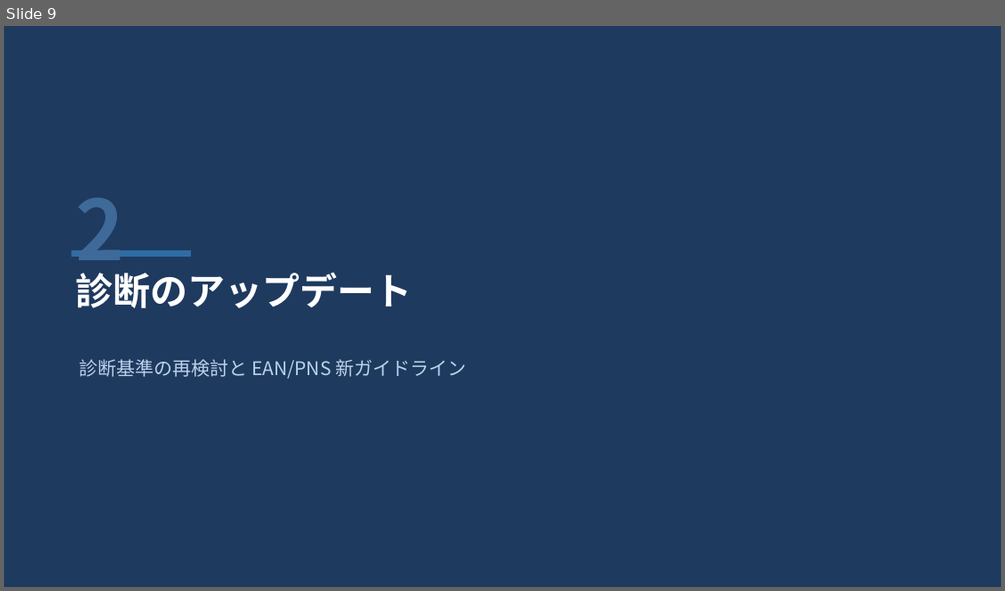
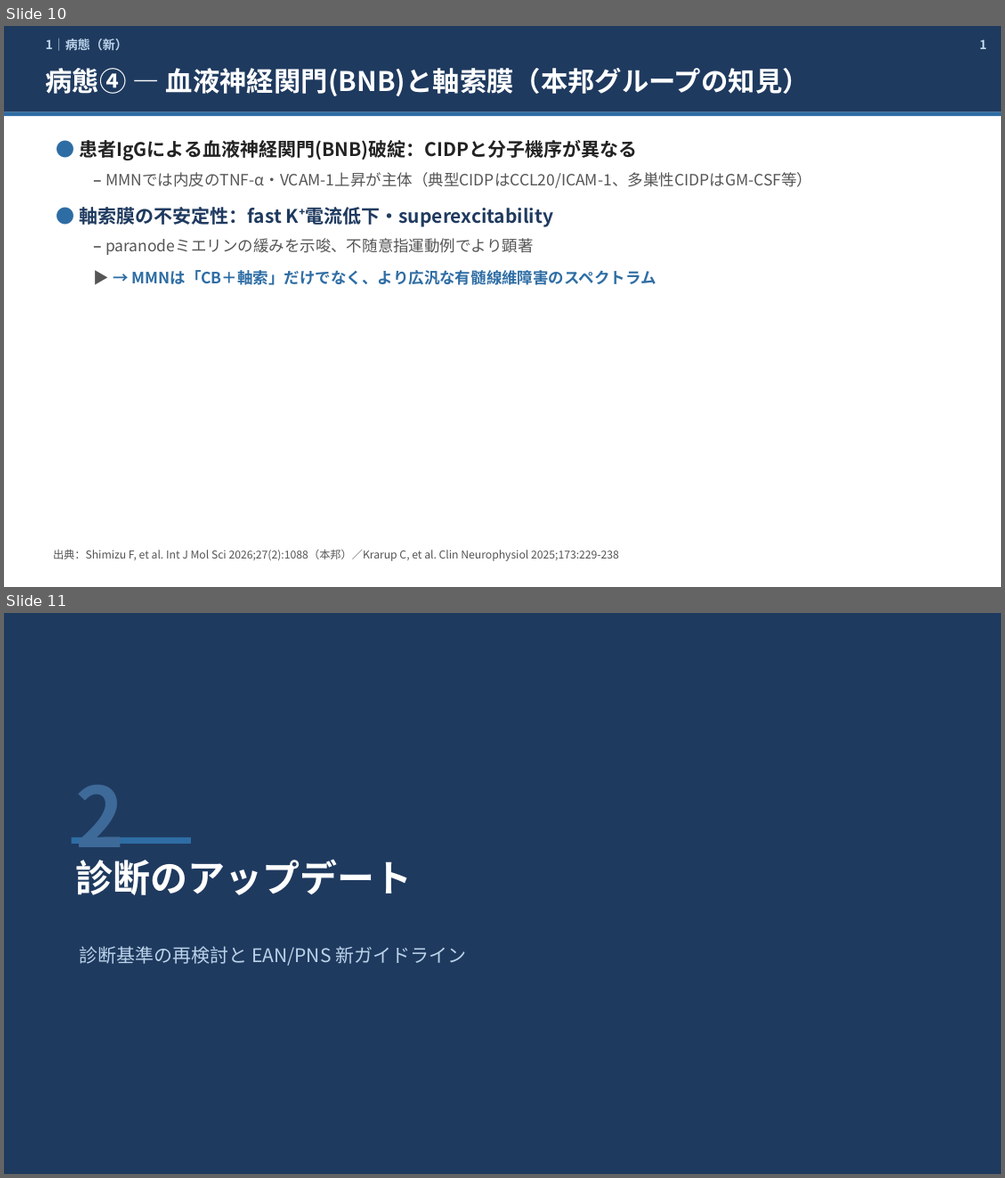
Before and after one commit to HIN0209/MMN_takeda2026, a slide deck: MMN_update_2026_skeleton_ja.pptx. Shown one above the other, each under a label of ours: slide 9 before the commit, slides 10 and 11 after it. The pictures are 1005x591 and 1005x1178 pixels, drawn with LibreOffice and Linux fonts; fonts in the diff are those of the drawing. Boxes give left, top, right and bottom in pixels: in the first picture for what was removed or moved away, otherwise in the second. Text is boxed around its words. In the diff, an @@ line names an element or a change of style, - is before the commit and + after.

```diff
--- a/MMN_update_2026_skeleton_ja.pptx
+++ b/MMN_update_2026_skeleton_ja.pptx
@@ slide 10 added at bbox=[4, 26, 1001, 587], background #FFFFFF @@
@@ rectangle added at bbox=[4, 26, 1001, 112], fill #1F3A5F @@
@@ text added at bbox=[46, 38, 128, 51], 12 pt, text #BBD3EA, bold @@
+1｜病態（新）
@@ text added at bbox=[979, 39, 987, 49], 12 pt, text #BBD3EA, bold @@
+1
@@ text added at bbox=[46, 68, 809, 96], 26 pt, text #FFFFFF, bold @@
+病態④ — 血液神経関門(BNB)と軸索膜（本邦グループの知見）
@@ rectangle added at bbox=[4, 112, 1001, 117], fill #2E6DA4 @@
@@ text added at bbox=[79, 140, 812, 285], 15 pt, text #555555, bold @@
+● 患者IgGによる血液神経関門(BNB)破綻：CIDPと分子機序が異なる
+  – MMNでは内皮のTNF-α・VCAM-1上昇が主体（典型CIDPはCCL20/ICAM-1、多巣性CIDPはGM-CSF等）
+● 軸索膜の不安定性：fast K⁺電流低下・superexcitability
+  – paranodeミエリンの緩みを示唆、不随意指運動例でより顕著
+  ▶ → MMNは「CB＋軸索」だけでなく、より広汎な有髄線維障害のスペクトラム
@@ text added at bbox=[53, 548, 619, 561], 10.5 pt, text #555555 @@
+出典：Shimizu F, et al. Int J Mol Sci 2026;27(2):1088（本邦）／Krarup C, et al. Clin Neurophysiol 2025;173:229-238
@@ what was slide 9 is now slide 11 @@
```
Also in this commit, not shown: 8 other slides added, 2 other files.
